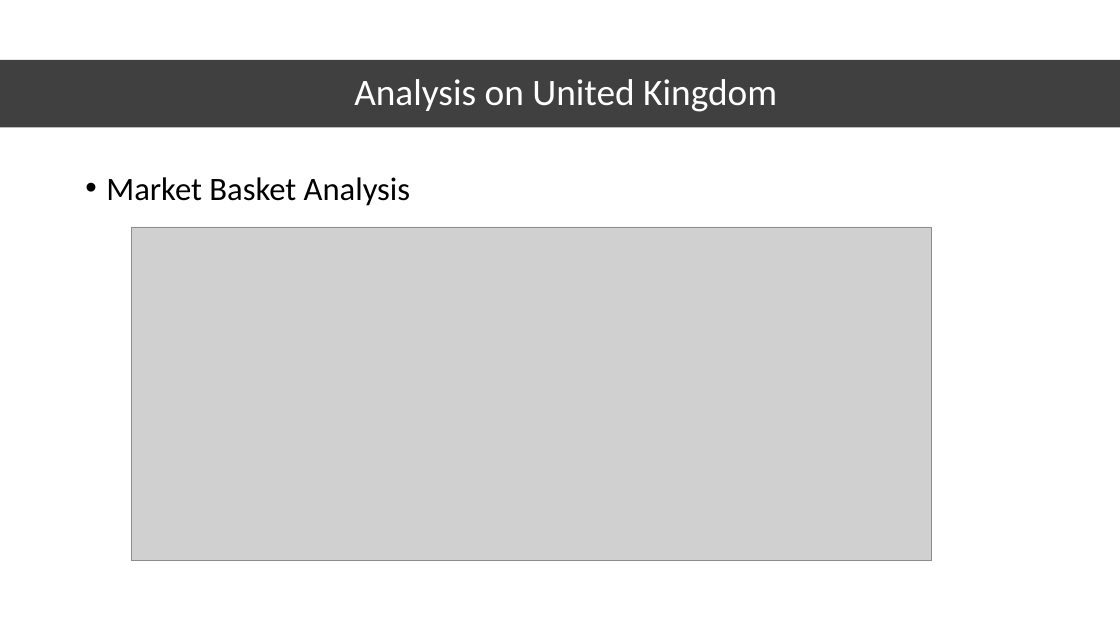
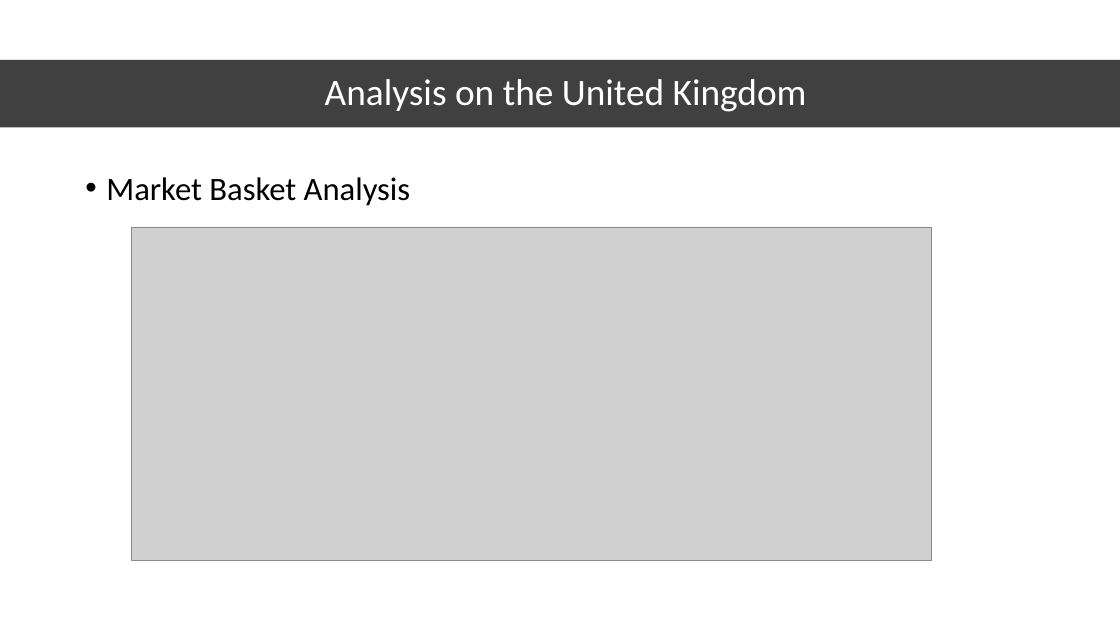
Before and after one commit to RutanshuDesai/Data-Analysis-Market-Basket-Analysis, a slide deck: slide 13 of E-Commerce Market Basket Analysis.pptx (slide 12 before the commit). Drawn at 1120x630 pixels with LibreOffice and Linux fonts; fonts in the diff are those of the drawing; grey boxes stand for pictures. Boxes give left, top, right and bottom in pixels: in the first picture for what was removed or moved away, otherwise in the second. Text is boxed around its words. In the diff, an @@ line names an element or a change of style, - is before the commit and + after.

```diff
--- a/E-Commerce Market Basket Analysis.pptx
+++ b/E-Commerce Market Basket Analysis.pptx
@@ title at (x1=325, y1=79, x2=807, y2=112): text changed @@
-Analysis on United Kingdom
+Analysis on the United Kingdom
```
Also in this commit, not shown: 11 other slides changed, 3 slides added.
